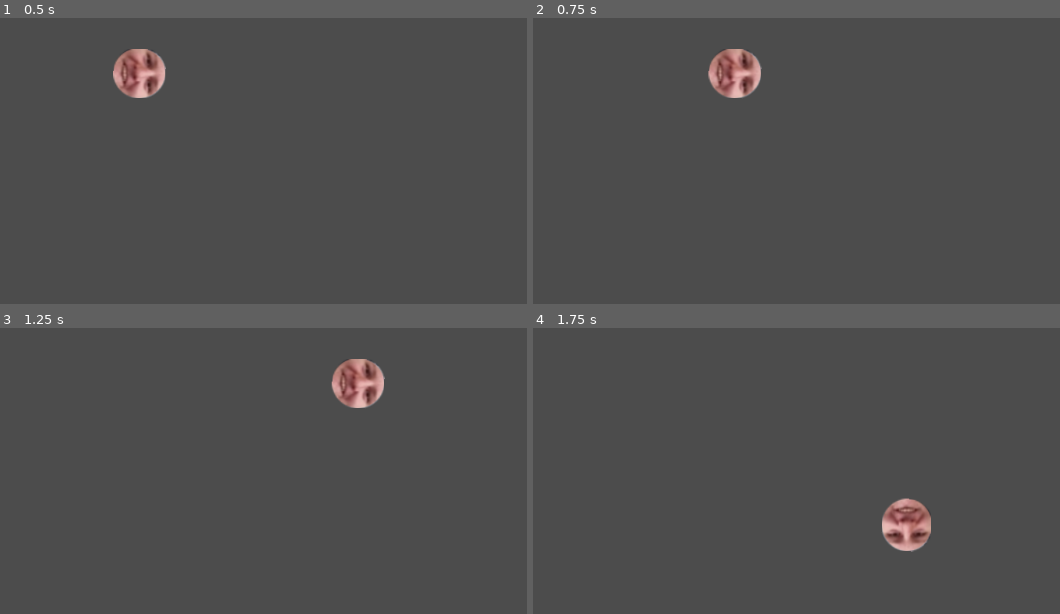
Above: before the commit, frames 1-4 (two rows, left to right).
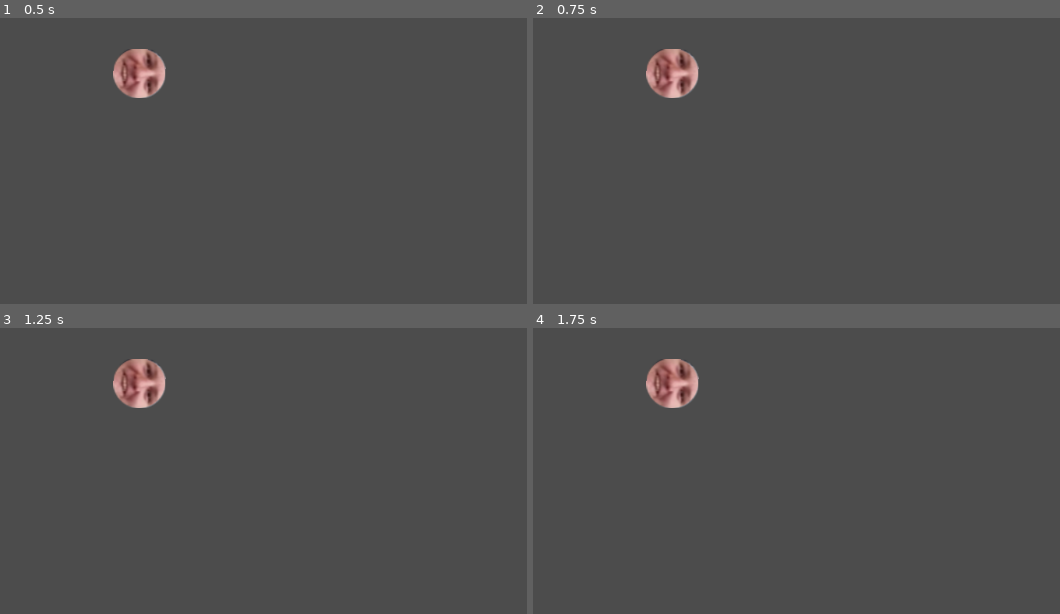
Above: after the commit, the same moments.

Repository: Ehrenlos/CT-Projekt
Game: Godot game, scene res://World.tscn
Same seed, same stepped clock (60 frames per second), same inputs: the game is played once before the commit and once after it.
Inputs (mouse positions are in pixels of both pictures, inside the frame that each line leads up to):
- Up to frame 1 (0.5 s): no input
- Up to frame 2 (0.75 s): tap Enter at 0.5 s; move the mouse to (833, 46) at 0.52 s; hold Right (ui_right) from 0.53 s (still down)
- Up to frame 3 (1.25 s): keep holding Right (ui_right)
- Up to frame 4 (1.75 s): move the mouse to (outside the picture) at 1.27 s; release Right (ui_right) at 1.28 s; hold Down (ui_down) from 1.28 s (still down)

Frame 1 is identical in both runs. In frame 2, 2.8% of the frame differs, in the area x 21-44%, y 10-28%; in frame 3, 2.8%, in the area x 21-74%, y 10-28%; in frame 4, 2.8%.

Commit message:
Override controls (updated version)
* Added class 'Controller'
* Removed function 'get_input_axis' from Player.gd
* Added controls for keyboard and controller 0 (TODO: Add support for controllers 1 - 3)

Diff:
--- /dev/null
+++ b/game/Controller.gd
@@ -0,0 +1,24 @@
+extends Node
+class_name Controller
+
+func _init(device=Device.KEYBOARD):
+	set_device(device)
+
+var device setget set_device, get_device #0 - 3 = c0 - c3; 4 = kb
+
+func set_device(new_device = Device.KEYBOARD):
+	device = new_device
+
+func get_device():
+	return device
+
+enum Device {C0, C1, C2, C3, KEYBOARD}
+enum Analog_Stick {LEFT, RIGHT}
+
+func get_input_axis(stick):
+	var axis = Vector2.ZERO
+	var d = String(device)
+	var s = String(stick)
+	axis.x = Input.get_action_strength(d + s + "_right") - Input.get_action_strength(d + s + "_left")
+	axis.y = Input.get_action_strength(d + s + "_down")  - Input.get_action_strength(d + s + "_up")
+	return axis.normalized()
--- /dev/null
+++ b/game/Controller.tscn
@@ -0,0 +1,6 @@
+[gd_scene load_steps=2 format=2]
+
+[ext_resource path="res://Controller.gd" type="Script" id=1]
+
+[node name="Controller" type="Node"]
+script = ExtResource( 1 )
--- a/game/Player.gd
+++ b/game/Player.gd
@@ -1,21 +1,19 @@
 extends KinematicBody2D
+
 
 var MAX_SPEED = 400
 var motion = Vector2.ZERO
+var controller = load("Controller.gd").new(Controller.Device.C0)
 
 func _physics_process(delta):
 	motion = Vector2.ZERO
-	var axis = get_input_axis()
+	var axis = controller.get_input_axis(0)
 	apply_movement(axis * delta)
+	if controller.get_device() == Controller.Device.KEYBOARD:
+		look_at(get_global_mouse_position())
+	elif axis != Vector2.ZERO:
+		rotation = controller.get_input_axis(1).angle()
 	motion = move_and_slide(motion)
-	rotation = get_input_axis().angle()
-	#look_at(get_global_mouse_position())
-
-func get_input_axis():
-	var axis = Vector2.ZERO
-	axis.x = Input.get_action_strength('ui_right') - Input.get_action_strength('ui_left')
-	axis.y = Input.get_action_strength('ui_down') - Input.get_action_strength('ui_up')
-	return axis.normalized()
 
 func apply_movement(acceleration):
 	motion += acceleration
--- a/game/project.godot
+++ b/game/project.godot
@@ -8,9 +8,14 @@
 
 config_version=4
 
-_global_script_classes=[  ]
+_global_script_classes=[ {
+"base": "Node",
+"class": "Controller",
+"language": "GDScript",
+"path": "res://Controller.gd"
+} ]
 _global_script_class_icons={
-
+"Controller": ""
 }
 
 [application]
@@ -49,6 +54,66 @@
 , Object(InputEventJoypadMotion,"resource_local_to_scene":false,"resource_name":"","device":0,"axis":1,"axis_value":1.0,"script":null)
  ]
 }
+40_left={
+"deadzone": 0.5,
+"events": [ Object(InputEventKey,"resource_local_to_scene":false,"resource_name":"","device":0,"alt":false,"shift":false,"control":false,"meta":false,"command":false,"pressed":false,"scancode":65,"unicode":0,"echo":false,"script":null)
+ ]
+}
+40_right={
+"deadzone": 0.5,
+"events": [ Object(InputEventKey,"resource_local_to_scene":false,"resource_name":"","device":0,"alt":false,"shift":false,"control":false,"meta":false,"command":false,"pressed":false,"scancode":68,"unicode":0,"echo":false,"script":null)
+ ]
+}
+40_up={
+"deadzone": 0.5,
+"events": [ Object(InputEventKey,"resource_local_to_scene":false,"resource_name":"","device":0,"alt":false,"shift":false,"control":false,"meta":false,"command":false,"pressed":false,"scancode":87,"unicode":0,"echo":false,"script":null)
+ ]
+}
+40_down={
+"deadzone": 0.5,
+"events": [ Object(InputEventKey,"resource_local_to_scene":false,"resource_name":"","device":0,"alt":false,"shift":false,"control":false,"meta":false,"command":false,"pressed":false,"scancode":83,"unicode":0,"echo":false,"script":null)
+ ]
+}
+00_left={
+"deadzone": 0.2,
+"events": [ Object(InputEventJoypadMotion,"resource_local_to_scene":false,"resource_name":"","device":0,"axis":0,"axis_value":-1.0,"script":null)
+ ]
+}
+00_right={
+"deadzone": 0.2,
+"events": [ Object(InputEventJoypadMotion,"resource_local_to_scene":false,"resource_name":"","device":0,"axis":0,"axis_value":1.0,"script":null)
+ ]
+}
+00_up={
+"deadzone": 0.2,
+"events": [ Object(InputEventJoypadMotion,"resource_local_to_scene":false,"resource_name":"","device":0,"axis":1,"axis_value":-1.0,"script":null)
+ ]
+}
+00_down={
+"deadzone": 0.2,
+"events": [ Object(InputEventJoypadMotion,"resource_local_to_scene":false,"resource_name":"","device":0,"axis":1,"axis_value":1.0,"script":null)
+ ]
+}
+01_left={
+"deadzone": 0.2,
+"events": [ Object(InputEventJoypadMotion,"resource_local_to_scene":false,"resource_name":"","device":0,"axis":2,"axis_value":-1.0,"script":null)
+ ]
+}
+01_right={
+"deadzone": 0.2,
+"events": [ Object(InputEventJoypadMotion,"resource_local_to_scene":false,"resource_name":"","device":0,"axis":2,"axis_value":1.0,"script":null)
+ ]
+}
+01_up={
+"deadzone": 0.2,
+"events": [ Object(InputEventJoypadMotion,"resource_local_to_scene":false,"resource_name":"","device":0,"axis":3,"axis_value":-1.0,"script":null)
+ ]
+}
+01_down={
+"deadzone": 0.2,
+"events": [ Object(InputEventJoypadMotion,"resource_local_to_scene":false,"resource_name":"","device":0,"axis":3,"axis_value":1.0,"script":null)
+ ]
+}
 
 [rendering]
 
